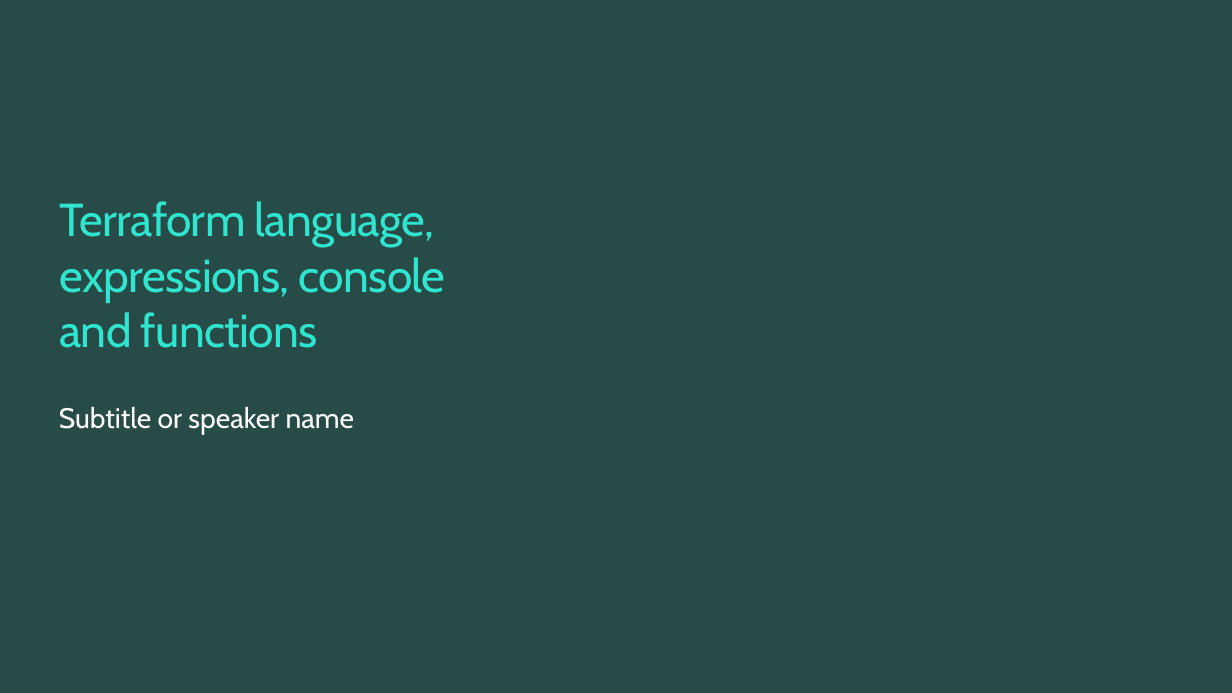
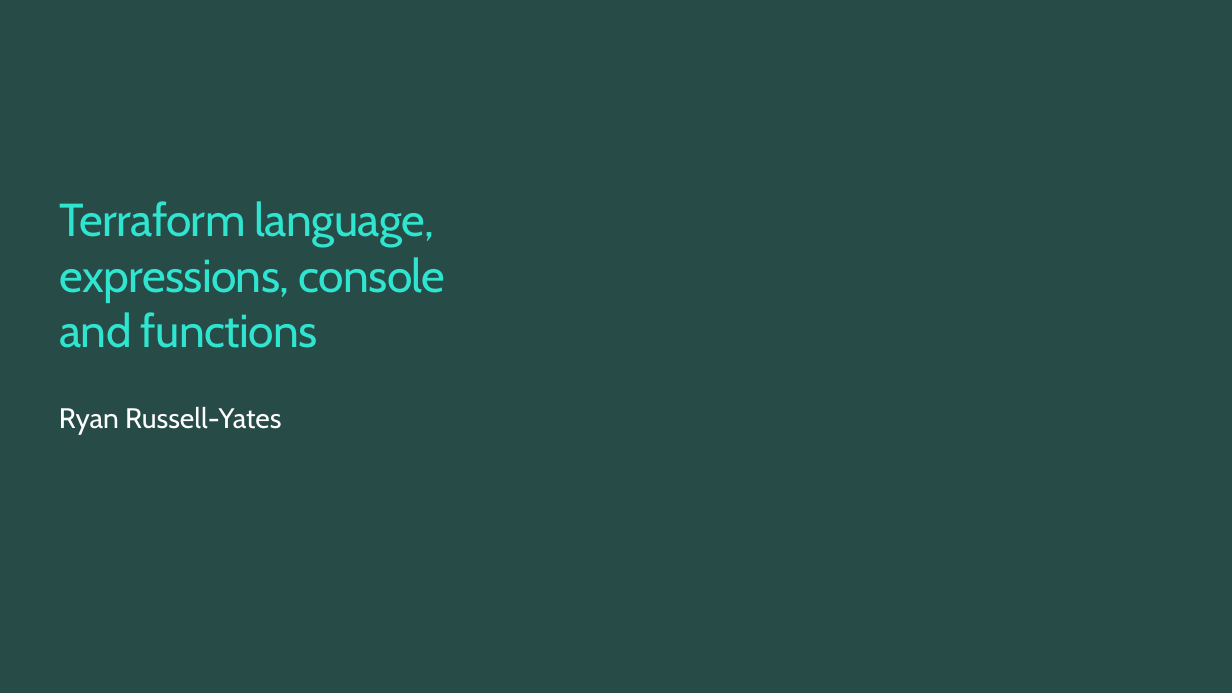
Before and after one commit to TIS-Cloud-Team/TF_Community_workshop, a slide deck: slide 1 of PPTs/03_expressions_and_functions.pptx. Drawn at 1232x693 pixels with LibreOffice and Linux fonts; fonts in the diff are those of the drawing; background and template pictures are left out. Boxes give left, top, right and bottom in pixels: in the first picture for what was removed or moved away, otherwise in the second. Text is boxed around its words. In the diff, an @@ line names an element or a change of style, - is before the commit and + after.

```diff
--- a/PPTs/03_expressions_and_functions.pptx
+++ b/PPTs/03_expressions_and_functions.pptx
@@ text at (x1=59, y1=407, x2=281, y2=434): text changed @@
-Subtitle or speaker name
+Ryan Russell-Yates
```
Also in this commit, not shown: 1 other slide changed, 5 other files.
